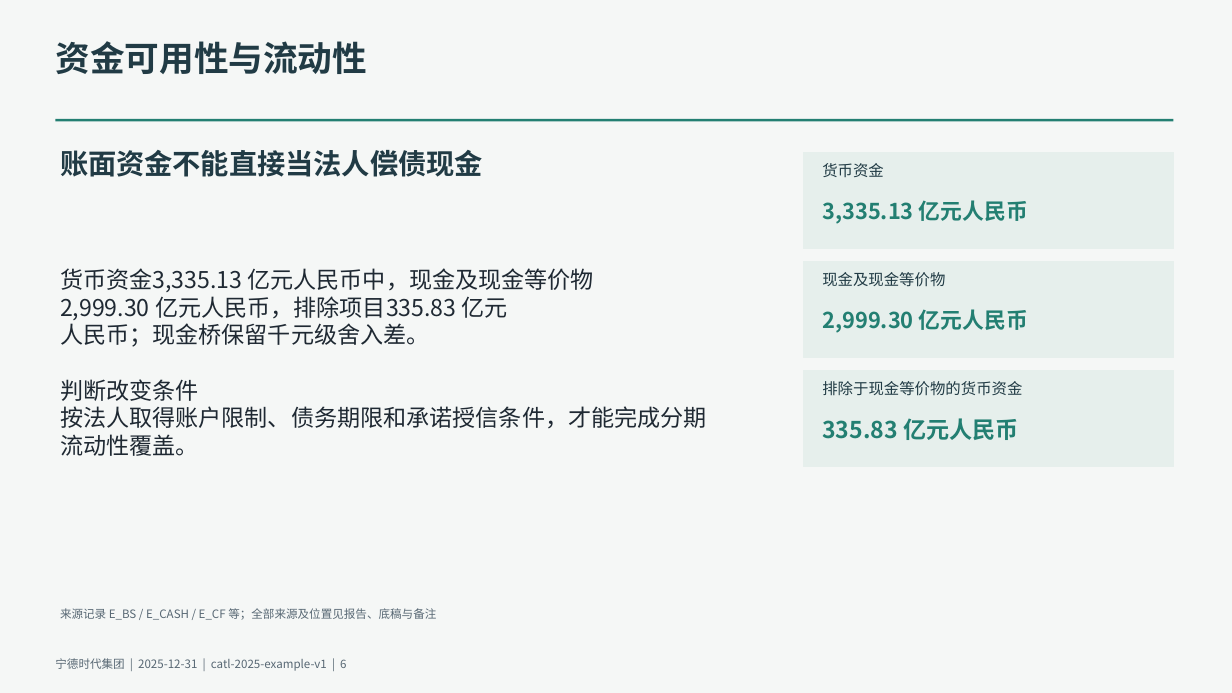
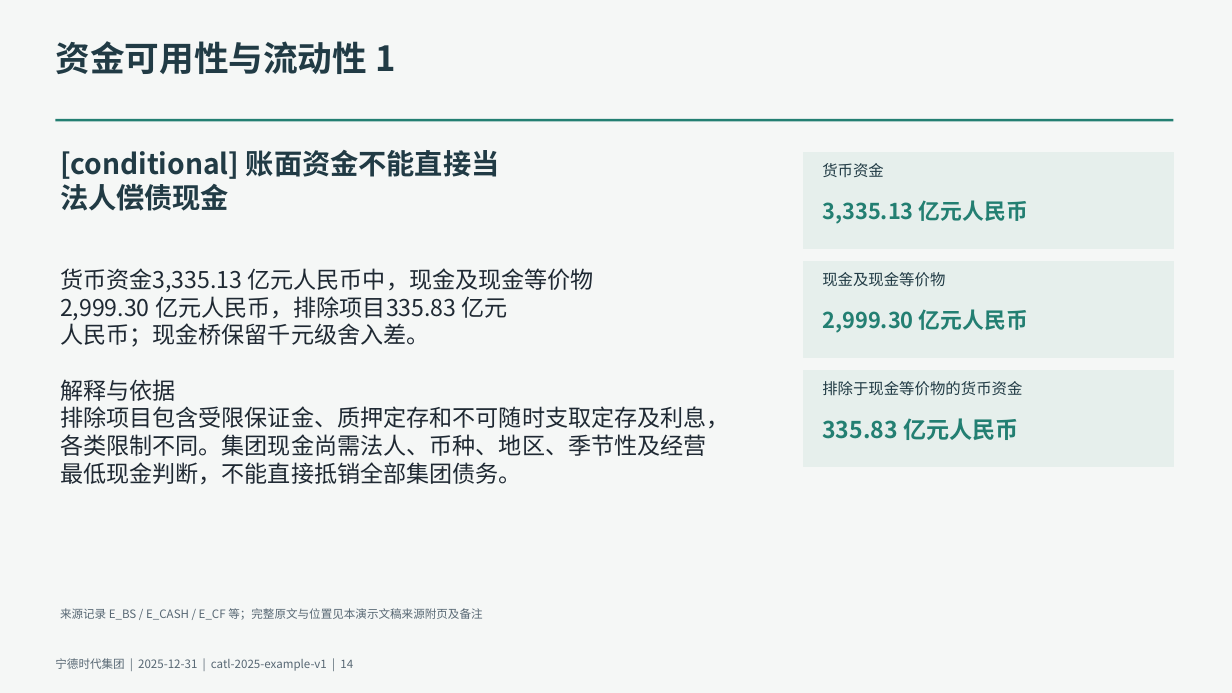
Before and after one commit to qingkongwanli0l/annual-report-analysis, a slide deck: slide 14 of examples/catl-2025/deliverables/presentation.pptx (slide 6 before the commit). Drawn at 1232x693 pixels with LibreOffice and Linux fonts; fonts in the diff are those of the drawing. Boxes give left, top, right and bottom in pixels: in the first picture for what was removed or moved away, otherwise in the second. Text is boxed around its words. In the diff, an @@ line names an element or a change of style, - is before the commit and + after.

Commit message:
Deepen tax and bank credit analysis and validate cash paths

```diff
--- a/examples/catl-2025/deliverables/presentation.pptx
+++ b/examples/catl-2025/deliverables/presentation.pptx
@@ text at bbox=[55, 41, 395, 74]: text changed @@
-资金可用性与流动性
+资金可用性与流动性 1
@@ text at bbox=[60, 150, 500, 211]: text changed @@
-账面资金不能直接当法人偿债现金
+[conditional] 账面资金不能直接当
+法人偿债现金
@@ text at bbox=[60, 379, 730, 485]: text changed @@
-判断改变条件
-按法人取得账户限制、债务期限和承诺授信条件，才能完成分期
-流动性覆盖。
+解释与依据
+排除项目包含受限保证金、质押定存和不可随时支取定存及利息，
+各类限制不同。集团现金尚需法人、币种、地区、季节性及经营
+最低现金判断，不能直接抵销全部集团债务。
@@ text at bbox=[60, 608, 482, 620]: text changed @@
-来源记录 E_BS / E_CASH / E_CF 等；全部来源及位置见报告、底稿与备注
+来源记录 E_BS / E_CASH / E_CF 等；完整原文与位置见本演示文稿来源附页及备注
@@ text at bbox=[55, 658, 353, 671]: text changed @@
-宁德时代集团 | 2025-12-31 | catl-2025-example-v1 | 6
+宁德时代集团 | 2025-12-31 | catl-2025-example-v1 | 14
```
Also in this commit, not shown: 8 other slides changed, 16 slides added, 18 other files.
